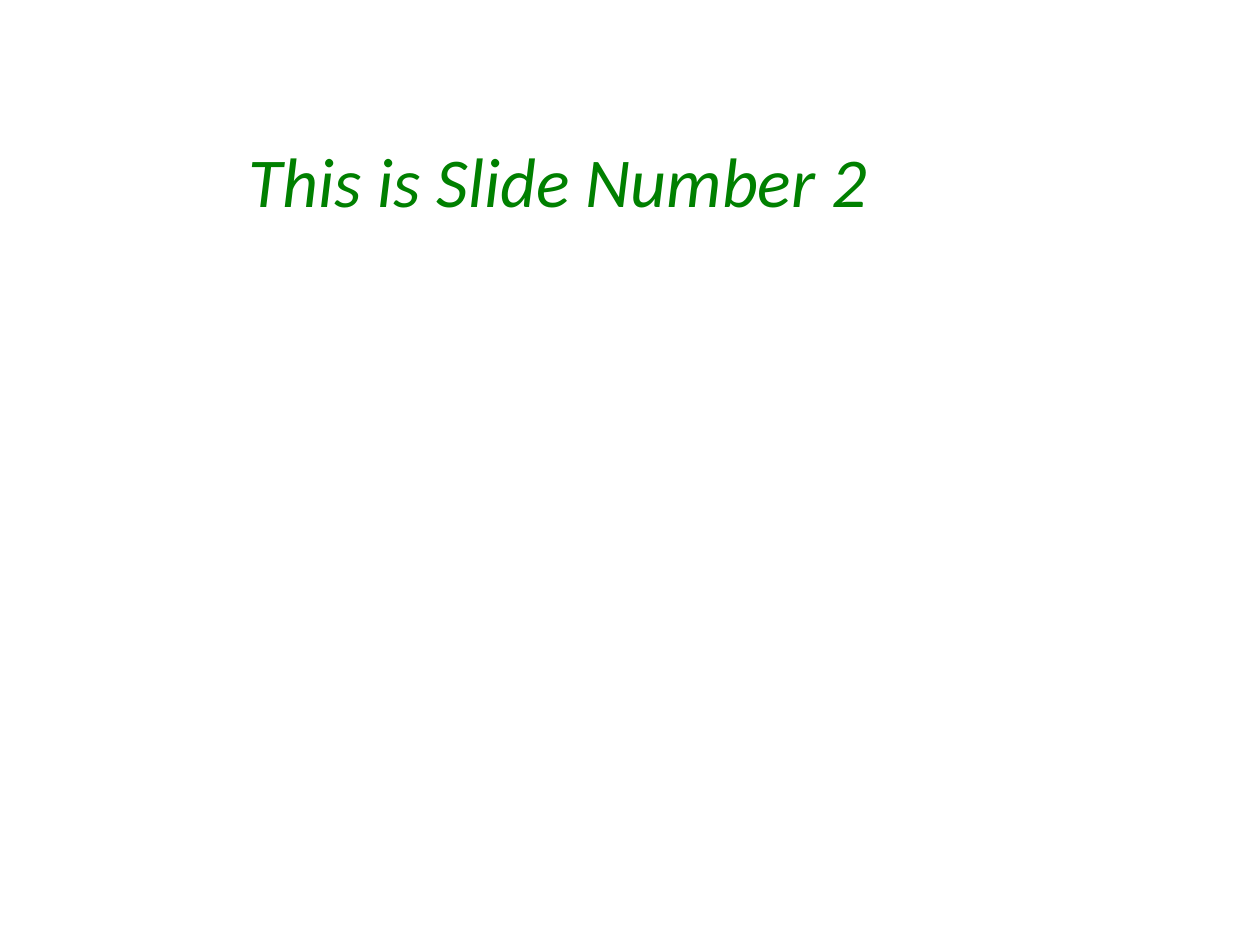
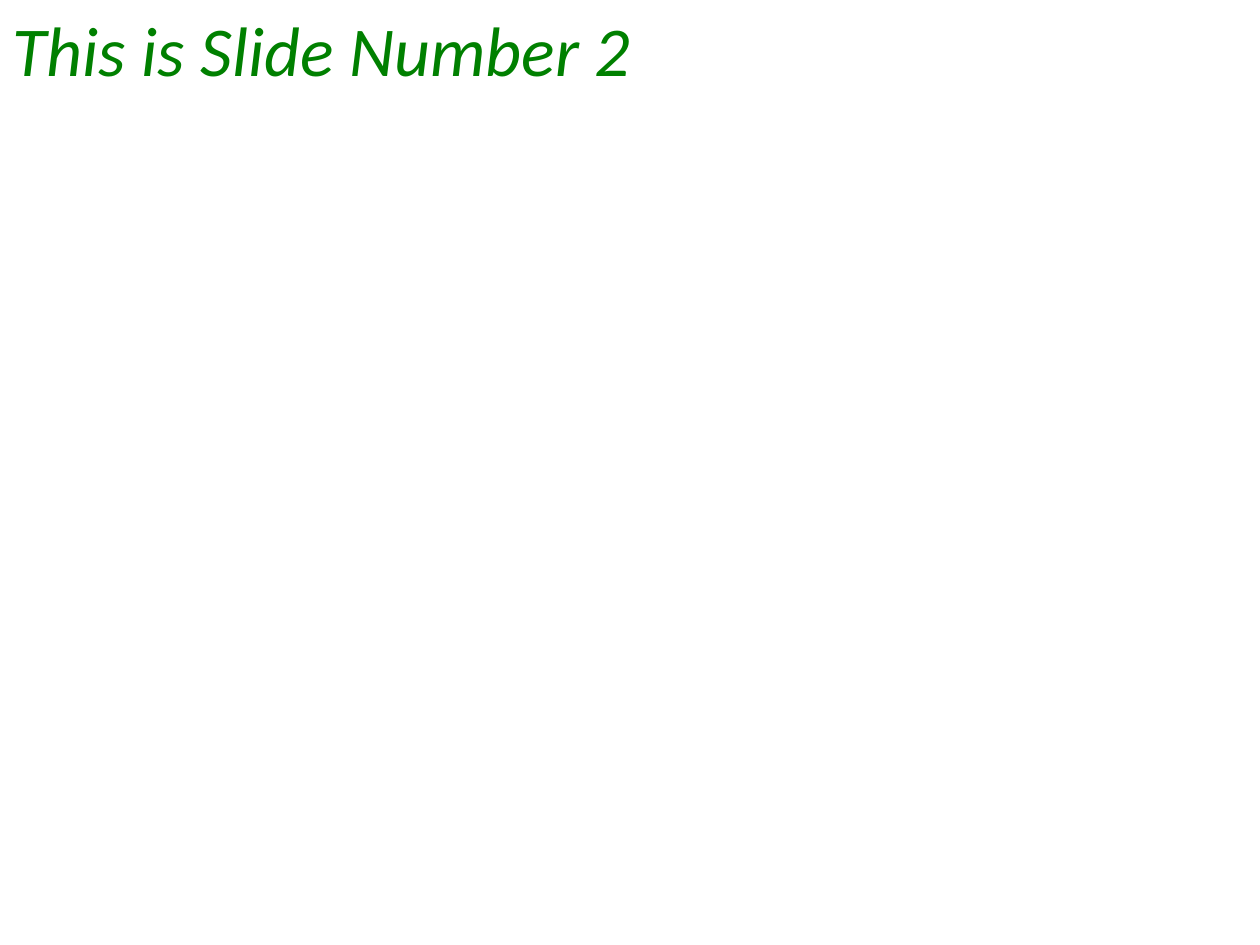
Before and after one commit to blaisekwizera31-hash/php, a slide deck: slide 2 of folders/multi_slide_test.pptx. Drawn at 1260x945 pixels with LibreOffice and Linux fonts; fonts in the diff are those of the drawing. Boxes give left, top, right and bottom in pixels: in the first picture for what was removed or moved away, otherwise in the second. Text is boxed around its words. In the diff, an @@ line names an element or a change of style, - is before the commit and + after.

Commit message:
created my own ppt in php

```diff
--- a/folders/multi_slide_test.pptx
+++ b/folders/multi_slide_test.pptx
@@ text "This is Slide Number 2": place and size @@
-text "This is Slide Number 2" at <box>249,158,866,208</box>
+text "This is Slide Number 2" at <box>13,27,630,77</box>
```
Also in this commit, not shown: 3 other files.
